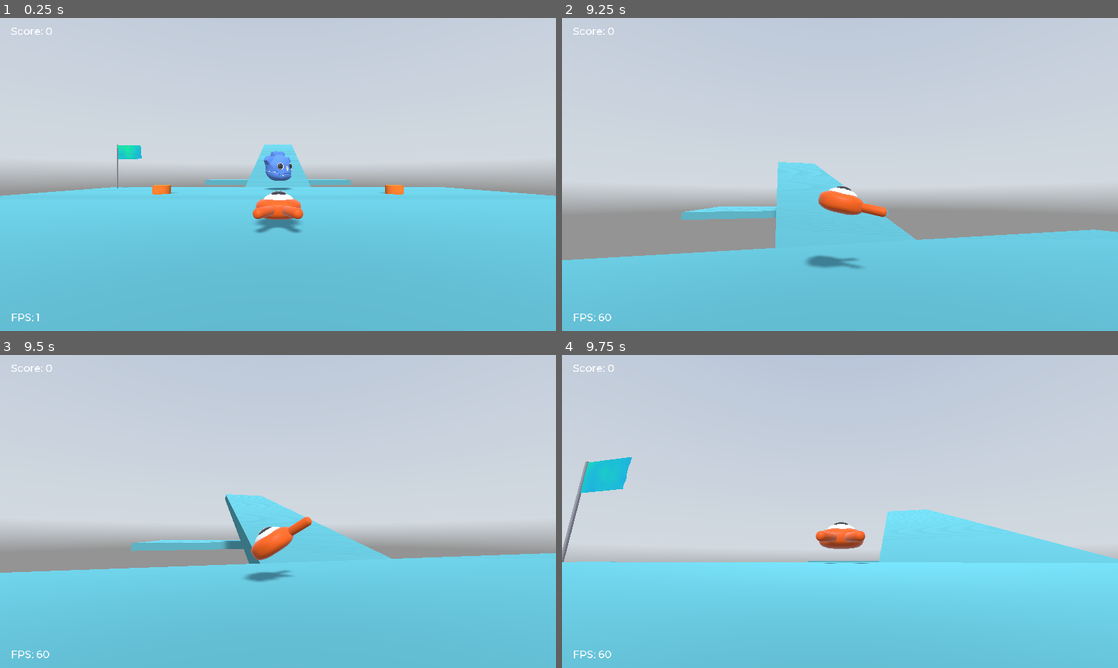
Above: before the commit, frames 1-4 (two rows, left to right).
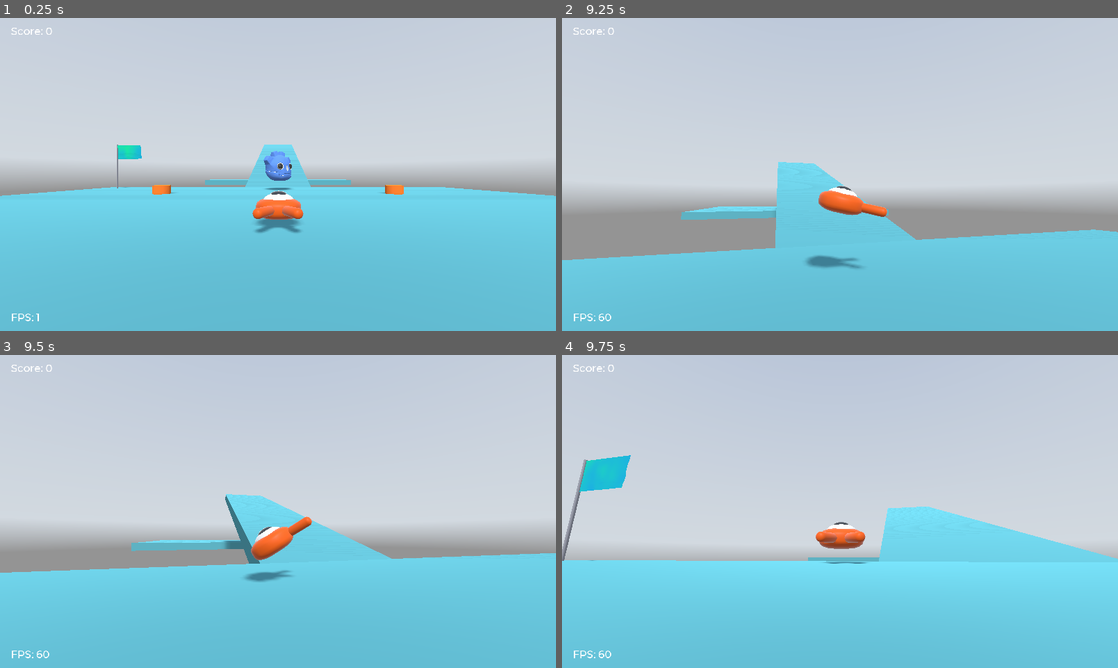
Above: after the commit, the same moments.

Repository: telmotrooper/squash-the-creeps
Game: Godot game, scene res://Main.tscn
Two runs of this game, one before a commit and one after it. Both use one fixed random seed, a clock stepped at 60 frames per second and the inputs below. A sky picture missing from this copy of the repository is replaced by a grey-blue gradient.
Inputs (mouse positions are in pixels of both pictures, inside the frame that each line leads up to):
- Up to frame 1 (0.25 s): no input
- Up to frame 2 (9.25 s): tap Enter (ui_accept) at 0.5, 5 s; move the mouse to (834, 180) at 0.52 s; hold Up (move_forward) 0.53-2.78 s; tap Space (jump) at 0.77, 1.52, 3.02, 3.77, 4.52, 6.02, 6.77, 7.52, 9.02 s; move the mouse to (878, 177) at 1.27 s; move the mouse to (795, 171) at 2.02 s; move the mouse to (845, 174) at 2.77 s; hold Left (move_left) 2.78-3.53 s; move the mouse to (817, 168) at 3.52 s; hold Up (move_forward) 3.53-5.78 s; move the mouse to (867, 174) at 4.27 s; move the mouse to (812, 174) at 5.02 s; move the mouse to (851, 168) at 5.77 s; hold Right (move_right) 5.78-6.53 s; move the mouse to (834, 180) at 6.52 s; hold Up (move_forward) 6.53-8.78 s; move the mouse to (878, 177) at 7.27 s; move the mouse to (795, 171) at 8.02 s; move the mouse to (845, 174) at 8.77 s; hold Left (move_left) from 8.78 s (still down)
- Up to frame 3 (9.5 s): keep holding Left (move_left)
- Up to frame 4 (9.75 s): move the mouse to (817, 505) at 9.52 s; release Left (move_left) at 9.53 s; hold Up (move_forward) from 9.53 s (still down)

Frames 1-3 are identical in both runs. In frame 4, 1.0% of the frame differs, in the area x 0-100%, y 32-67%.

Commit message:
Adjusted camera limit after collision shape was adjusted

Diff:
--- a/my-3d-squash-the-creeps/Camera.gd
+++ b/my-3d-squash-the-creeps/Camera.gd
@@ -3,7 +3,7 @@
 var horizontal =  0
 var vertical = 0
 var v_min = -70 # Looking up
-var v_max = 15 # Look down
+var v_max = 12 # Look down
 var h_acceleration = 10
 var v_acceleration = 10
 
